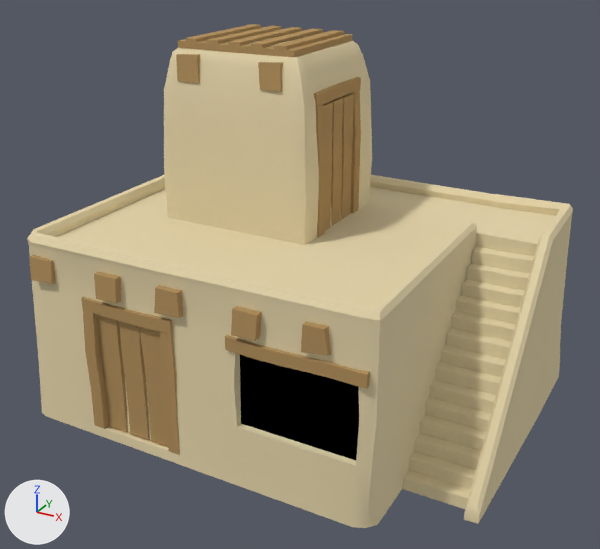
The Blender file Assets/Models/BuildingHouse1.blend: old version first, new version second.
Camera for both pictures: a 50 mm camera at (5.89, -10.72, 7.66) aimed at (0.03, -0.06, 2.33). Every picture has the same lights, and +X, +Y and +Z are marked at lower left.

Objects in the first picture: 'House'.
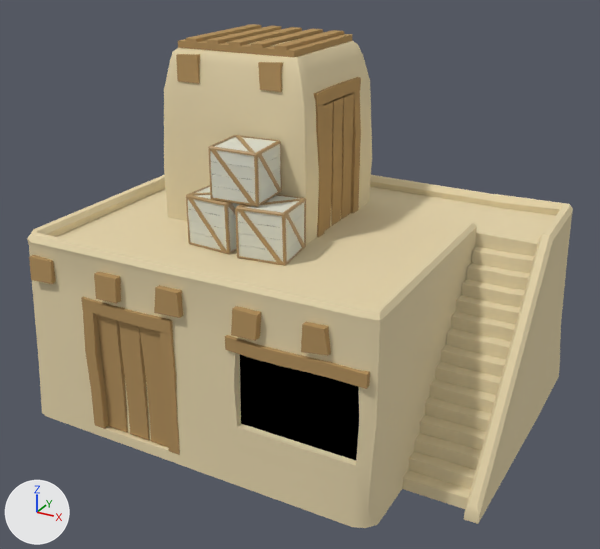
The change, as a diff of the scene's bpy script:
```diff
--- a/Assets/Models/BuildingHouse1.blend.py
+++ b/Assets/Models/BuildingHouse1.blend.py
@@ mat_crateplank @@
+mat_crateplank = principled_material('CratePlank')
+mat_crateplank.base_color = (0.728, 0.731, 0.628)  # light grey #deded0
+mat_crateplank.roughness = 1.0
+mat_crateplank.specular_ior_level = 0.0
@@ mat_cratebackground @@
+mat_cratebackground = principled_material('CrateBackground')
+mat_cratebackground.base_color = (0.0, 0.0, 0.0)  # black #000000
@@ mat_crateframe @@
+mat_crateframe = principled_material('CrateFrame')
+mat_crateframe.base_color = (0.451, 0.287, 0.122)  # orange #b39262
@@ me_cube_012 @@
 # used by ob_house; location = (0.0, 0.0, 0.0)
-me_cube_012.from_pydata(...)  # 1521 vertices, 1404 faces; spans x -3.6..3.72, y -2.57..3.07, z -0.01..5.87
+me_cube_012.from_pydata(...)  # 3897 vertices, 3606 faces; spans x -3.6..3.72, y -2.57..3.07, z -0.01..5.87
+# me_cube_012 part 1: 2376 vertices added at x -1.27..0.45, y -1.33..-0.39, z 2.99..4.59
 me_cube_012.materials.append(mat_house)
@@ me_cube_012 @@
 me_cube_012.materials.append(mat_window)
+me_cube_012.materials.append(mat_crateframe)  # orange #b39262
+me_cube_012.materials.append(mat_cratebackground)  # black #000000
+me_cube_012.materials.append(mat_crateplank)  # light grey #deded0
```

Changed parts and their boxes [x1, y1, x2, y2] in the pictures (600 x 549 px):
part 1 of me_cube_012, added
    after: [186, 135, 306, 266]
